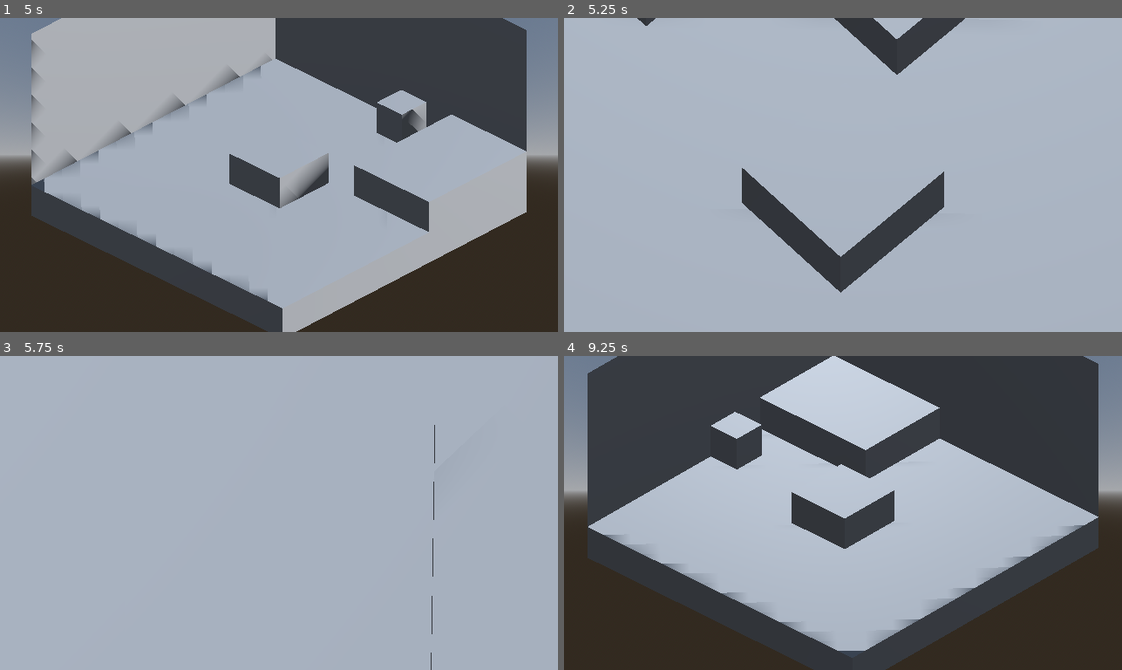
Above: before the commit, frames 1-4 (two rows, left to right).
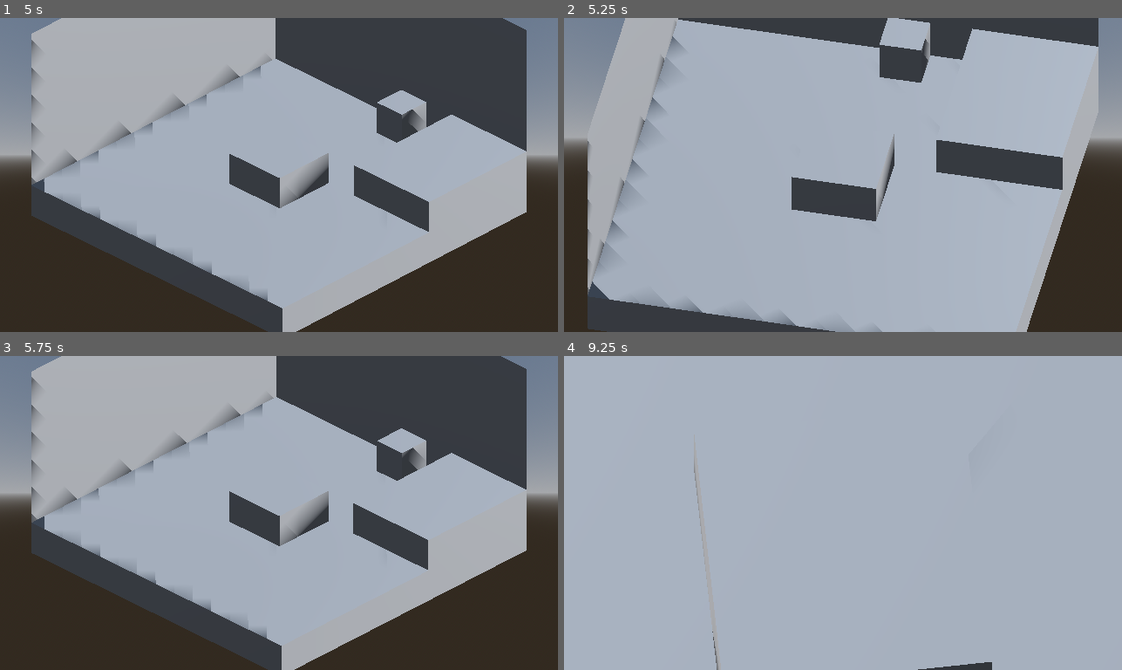
Above: after the commit, the same moments.

Repository: Isaac-SOL/OccultRoom
Game: Godot game, scene res://scenes/main.tscn
Two runs of this game, one before a commit and one after it. Both use one fixed random seed, a clock stepped at 60 frames per second and the inputs below.
Inputs (mouse positions are in pixels of both pictures, inside the frame that each line leads up to):
- Up to frame 1 (5 s): tap Enter at 0.5 s; move the mouse to (401, 159) at 0.52 s; hold Right (right) 0.53-1.28 s; tap Space (special) every 0.75 s from 0.6 to 4.35 s; click (401, 159) at 0.67 s; move the mouse to (167, 190) at 1.27 s; hold Left (left) 1.28-2.03 s; move the mouse to (334, 105) at 2.02 s; hold Right (right) 2.03-3.53 s; move the mouse to (251, 237) at 2.77 s; click (251, 237) at 2.92 s; move the mouse to (446, 222) at 3.52 s; hold Left (left) from 3.53 s (still down); move the mouse to (111, 127) at 4.27 s
- Up to frame 2 (5.25 s): keep holding Left (left); move the mouse to (870, 175) at 5.02 s; tap Space (special) at 5.1 s; click (870, 175) at 5.17 s
- Up to frame 3 (5.75 s): keep holding Left (left)
- Up to frame 4 (9.25 s): move the mouse to (759, 434) at 5.77 s; release Left (left) at 5.78 s; hold Right (right) 5.78-8.03 s; tap Space (special) every 0.75 s from 5.85 to 8.85 s; move the mouse to (965, 497) at 6.52 s; move the mouse to (731, 528) at 7.27 s; click (731, 528) at 7.42 s; move the mouse to (898, 443) at 8.02 s; hold Left (left) from 8.03 s (still down); move the mouse to (815, 575) at 8.77 s

Frame 1 is identical in both runs. In frame 2, 31% of the frame differs, in the area x 0-100%, y 0-100%; in frame 3, 49%; in frame 4, 68%.

Commit message:
Click ouija to zoom

Diff:
--- a/project.godot
+++ b/project.godot
@@ -24,6 +24,7 @@
 
 window/size/viewport_width=640
 window/size/viewport_height=360
+window/size/mode=2
 window/stretch/mode="viewport"
 
 [editor]
--- a/scenes/room.tscn
+++ b/scenes/room.tscn
@@ -17,10 +17,10 @@
 script/source = "extends MouseDetector
 
 func _ready():
+	super._ready()
 	clicked.connect(_on_ouija_clicked)
 
 func _on_ouija_clicked(event: InputEventMouseButton):
-	print(\"ouija clicked\")
 	if event.button_index == MOUSE_BUTTON_LEFT and event.pressed:
 		Singletons.main.ouija_clicked()
 "
--- a/scripts/camera_rotation.gd
+++ b/scripts/camera_rotation.gd
@@ -21,6 +21,4 @@
 
 func realign_rotation():
 	rotation.y = Util.clamp_angle(rotation.y, PI)
-	print(target_rotation / PI)
 	target_rotation = Util.clamp_angle(target_rotation, PI)
-	print(target_rotation / PI)
--- a/scripts/mouse_detector.gd
+++ b/scripts/mouse_detector.gd
@@ -14,6 +14,5 @@
 	pass
 
 func _on_detector_input_event(_camera: Node, event: InputEvent, _position: Vector3, _normal: Vector3, _shape_idx: int):
-	print("input event")
 	if event is InputEventMouseButton:
 		clicked.emit(event)
